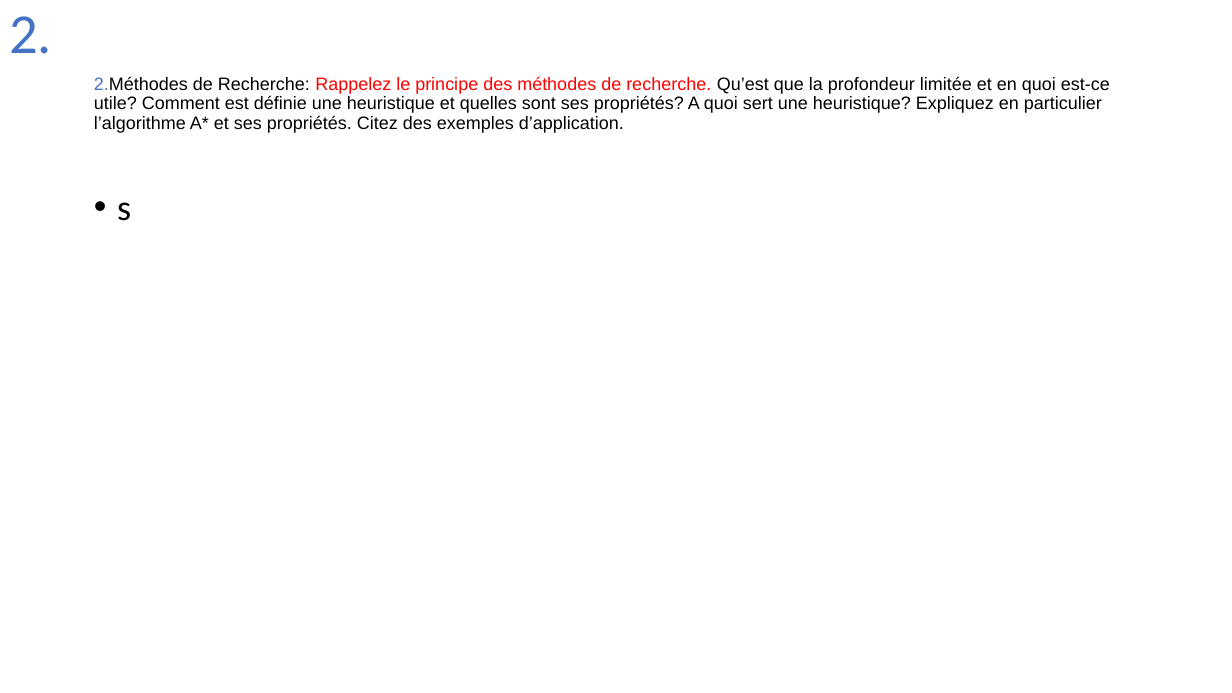
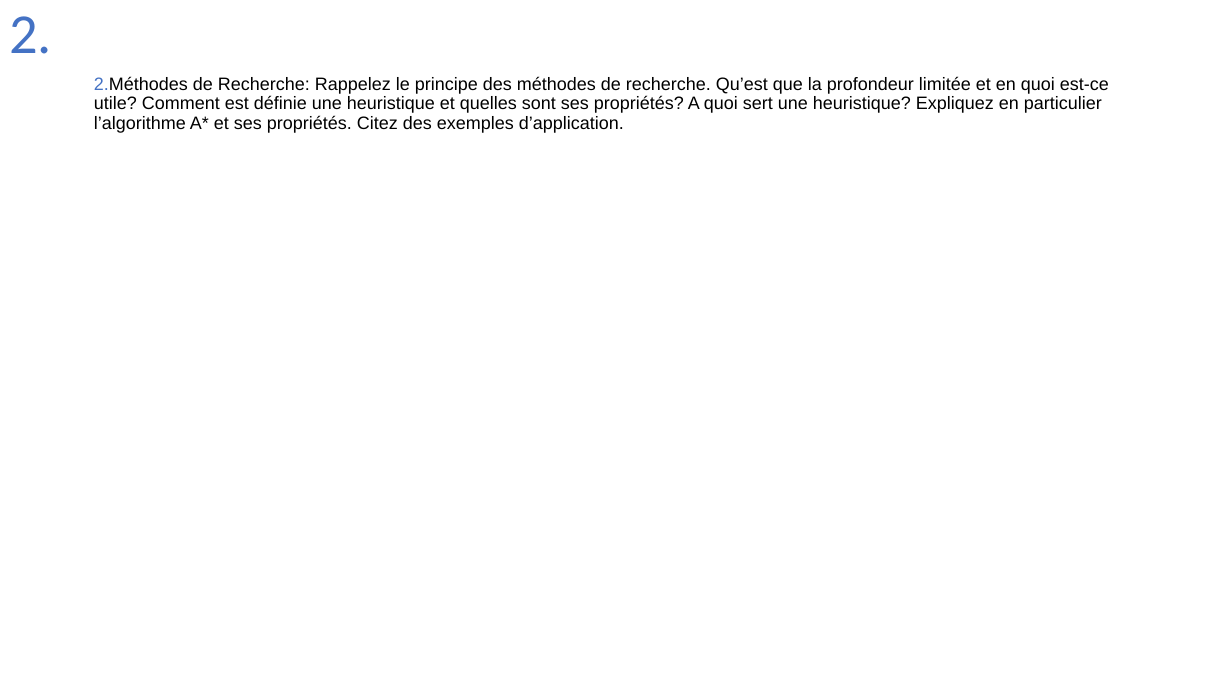
Before and after one commit to Joao-Quinta/Uni3eme, a slide deck: slide 7 of intelligenceArtificielle/Intelligence_artificielle_exam.pptx (slide 3 before the commit). Drawn at 1232x693 pixels with LibreOffice and Linux fonts; fonts in the diff are those of the drawing; grey boxes stand for pictures. Boxes give left, top, right and bottom in pixels: in the first picture for what was removed or moved away, otherwise in the second. Text is boxed around its words. In the diff, an @@ line names an element or a change of style, - is before the commit and + after.

```diff
--- a/intelligenceArtificielle/Intelligence_artificielle_exam.pptx
+++ b/intelligenceArtificielle/Intelligence_artificielle_exam.pptx
@@ title "2.Méthodes de Recherche: Rappelez le ..." at [94, 76, 1109, 133]: text colour #FF0000 to #000000 in "Rappelez le principe des méthodes de recherche." @@
@@ text removed at [117, 202, 131, 221] @@
-• s
```
Also in this commit, not shown: 4 other slides changed, 13 slides added.
